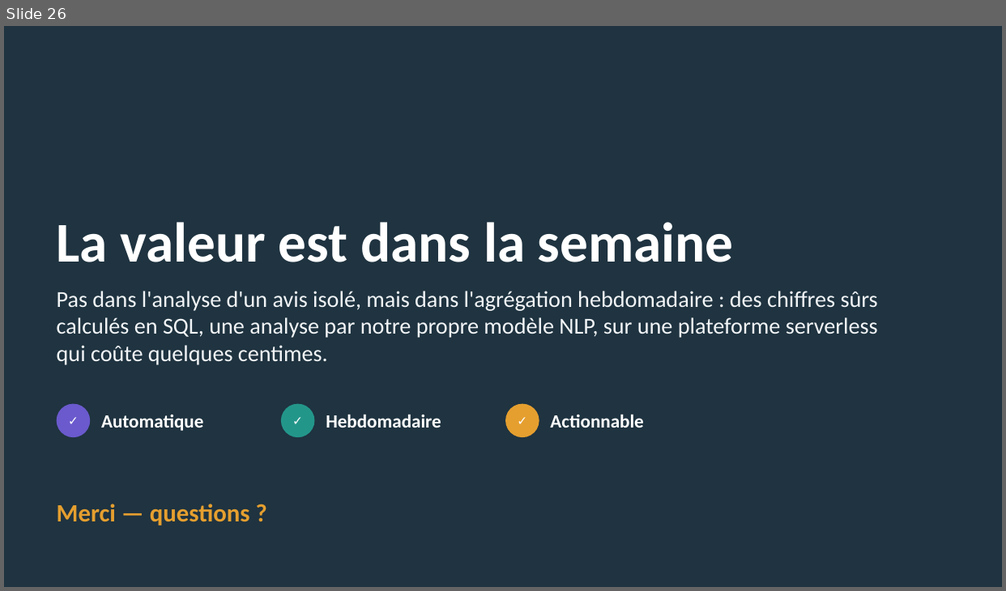
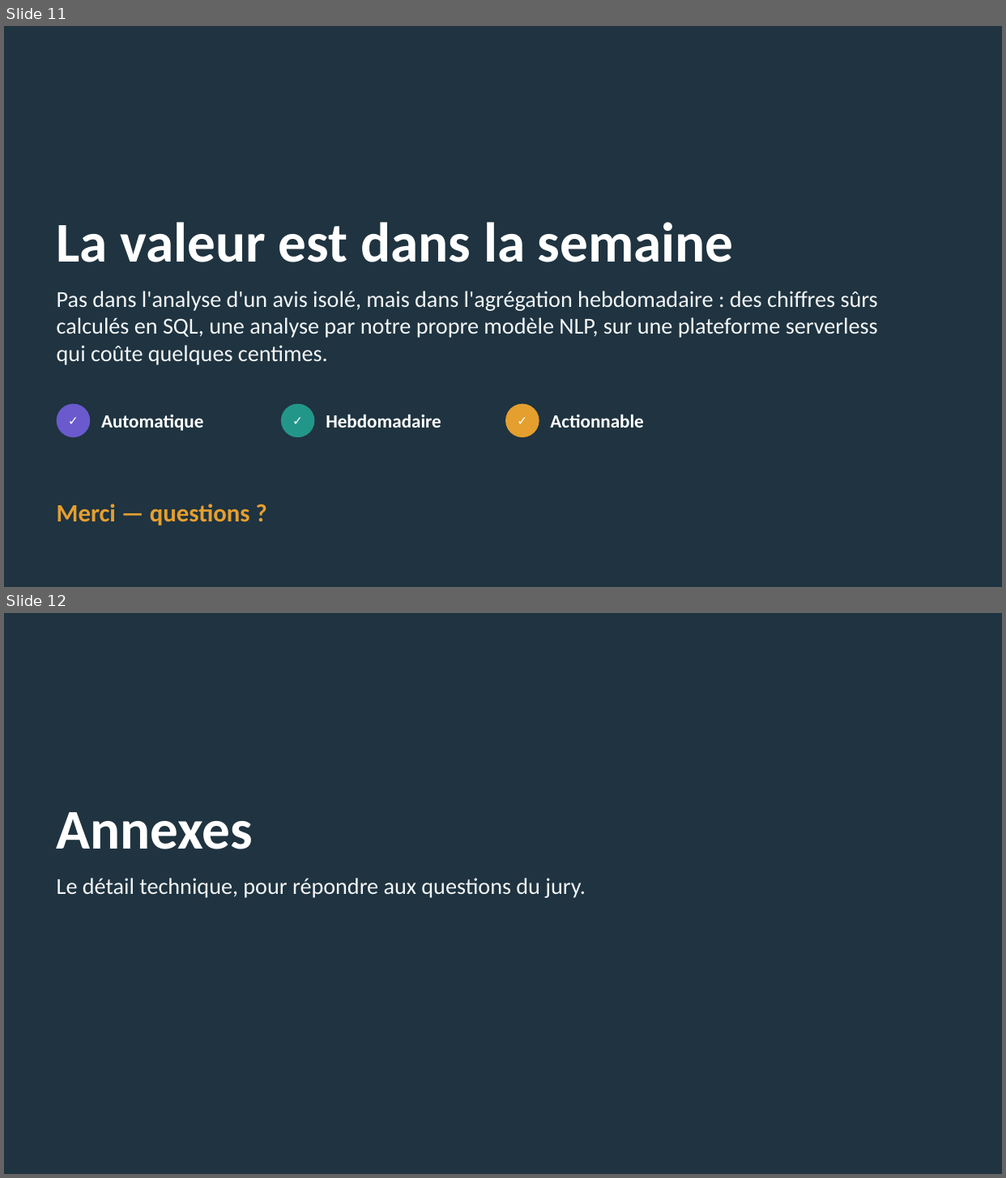
Before and after one commit to jackamrl/watchMyBusiness, a slide deck: docs/WatchMyBusiness-soutenance.pptx. Shown one above the other, each under a label of ours: slide 26 before the commit, slides 11 and 12 after it. The pictures are 1006x591 and 1006x1178 pixels, drawn with LibreOffice and Linux fonts; fonts in the diff are those of the drawing. Boxes give left, top, right and bottom in pixels: in the first picture for what was removed or moved away, otherwise in the second. Text is boxed around its words. In the diff, an @@ line names an element or a change of style, - is before the commit and + after.

```diff
--- a/docs/WatchMyBusiness-soutenance.pptx
+++ b/docs/WatchMyBusiness-soutenance.pptx
@@ slide 12 added at (4, 613, 1002, 1174), background #1F3340 @@
@@ title added at (57, 812, 253, 850), 54 pt, text #FFFFFF, bold @@
+Annexes
@@ text added at (57, 878, 585, 898), 22 pt, text #F2F5F7 @@
+Le détail technique, pour répondre aux questions du jury.
@@ what was slide 26 is now slide 11 @@
```
Also in this commit, not shown: 20 slides changed, 2 other slides added, 1 slide removed, 44 other files.
